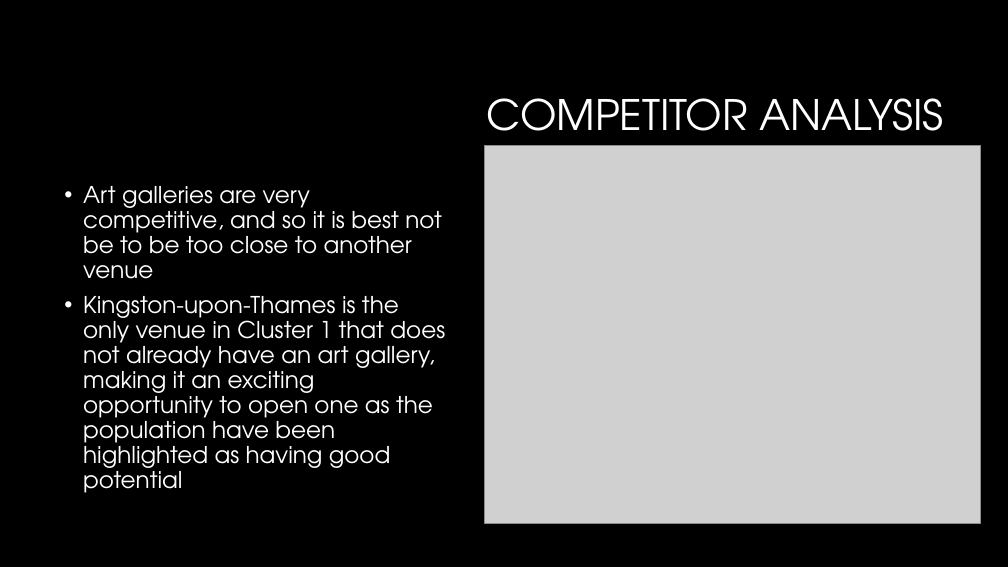
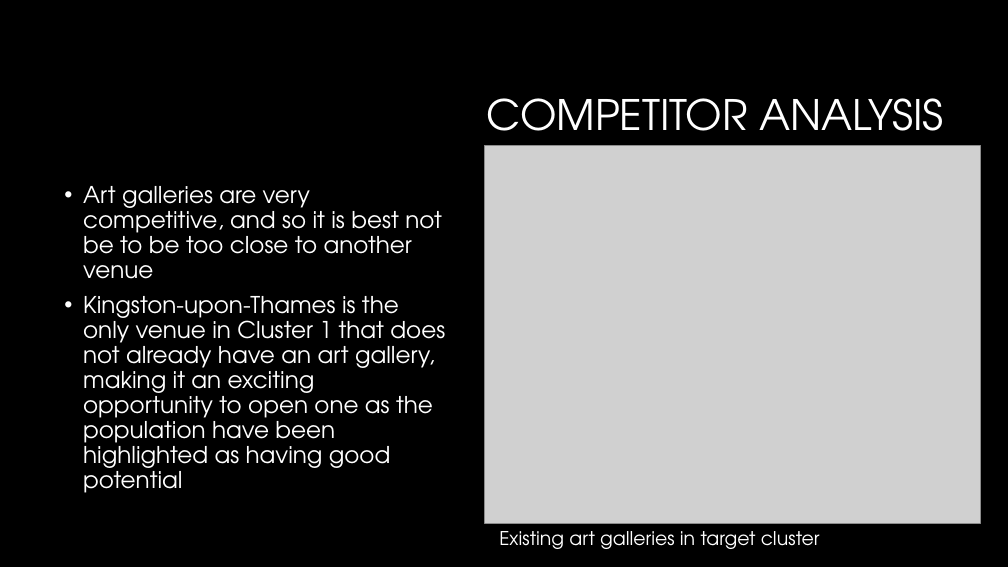
Before and after one commit to aliciadavies248/Coursera_Capstone, a slide deck: slide 6 of Painty studios ltd.pptx. Drawn at 1008x567 pixels with LibreOffice and Linux fonts; fonts in the diff are those of the drawing; grey boxes stand for pictures; background and template pictures are left out. Boxes give left, top, right and bottom in pixels: in the first picture for what was removed or moved away, otherwise in the second. Text is boxed around its words. In the diff, an @@ line names an element or a change of style, - is before the commit and + after.

```diff
--- a/Painty studios ltd.pptx
+++ b/Painty studios ltd.pptx
@@ text added at box(499, 531, 820, 549), 18 pt, text #FFFFFF @@
+Existing art galleries in target cluster
```
Also in this commit, not shown: 2 other slides changed.
